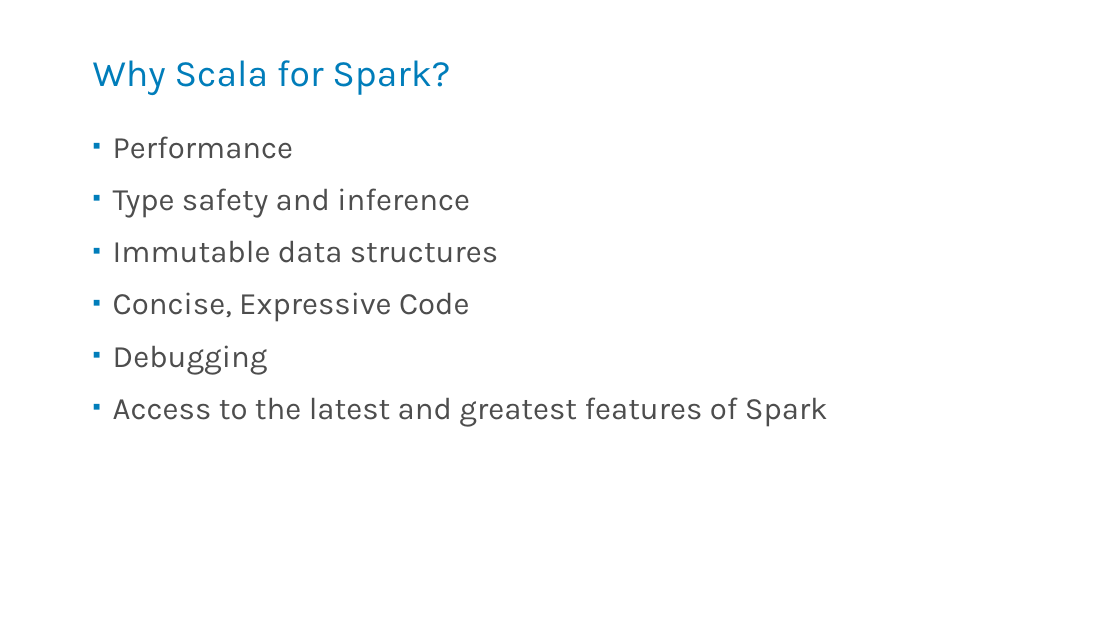
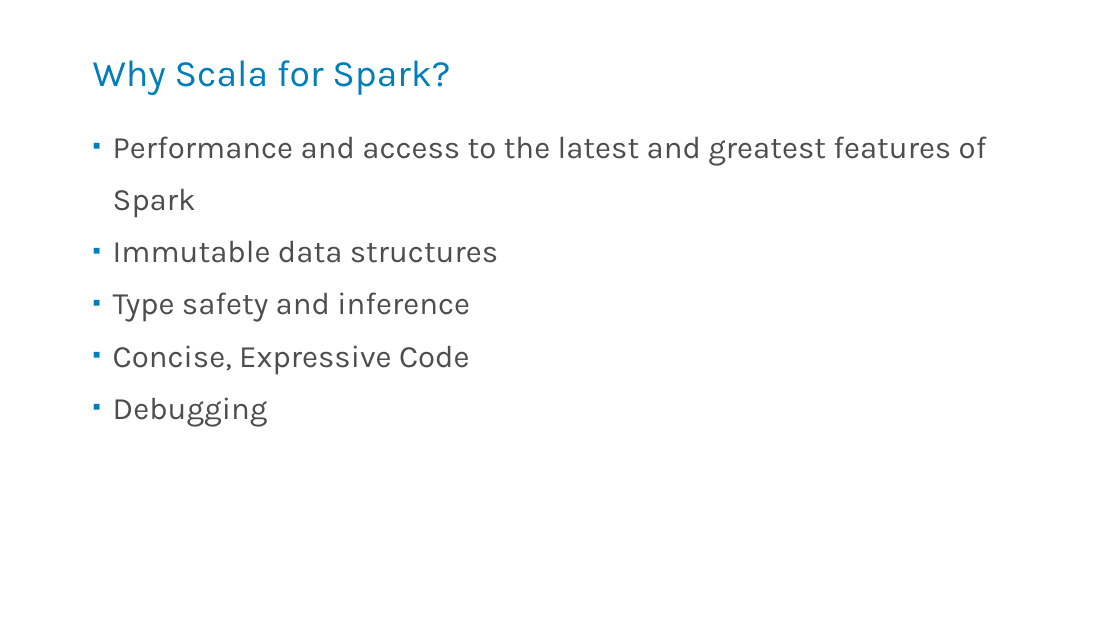
Before and after one commit to kstanaszek/SparkAndScalaInTandem, a slide deck: slide 14 of src/main/resources/slides.pptx. Drawn at 1120x630 pixels with LibreOffice and Linux fonts; fonts in the diff are those of the drawing. Boxes give left, top, right and bottom in pixels: in the first picture for what was removed or moved away, otherwise in the second. Text is boxed around its words. In the diff, an @@ line names an element or a change of style, - is before the commit and + after.

```diff
--- a/src/main/resources/slides.pptx
+++ b/src/main/resources/slides.pptx
@@ text at <box>113,136,987,263</box>: text changed @@
-▪ Performance
+▪ Performance and access to the latest and greatest features of Spark
+▪ Immutable data structures
@@ text at <box>113,397,828,427</box>: paragraph removed @@
-▪ Access to the latest and greatest features of Spark
```
Also in this commit, not shown: 2 other slides changed, 2 slides removed, 3 other files.
